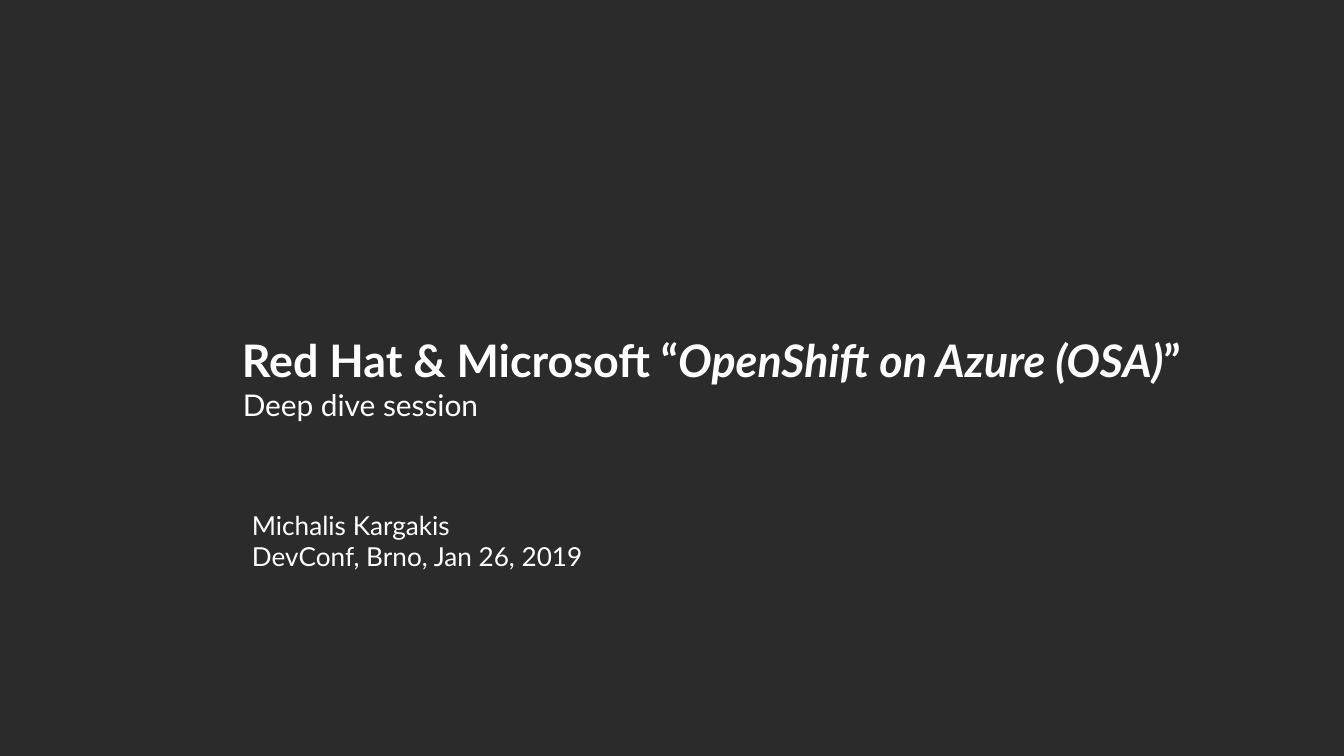
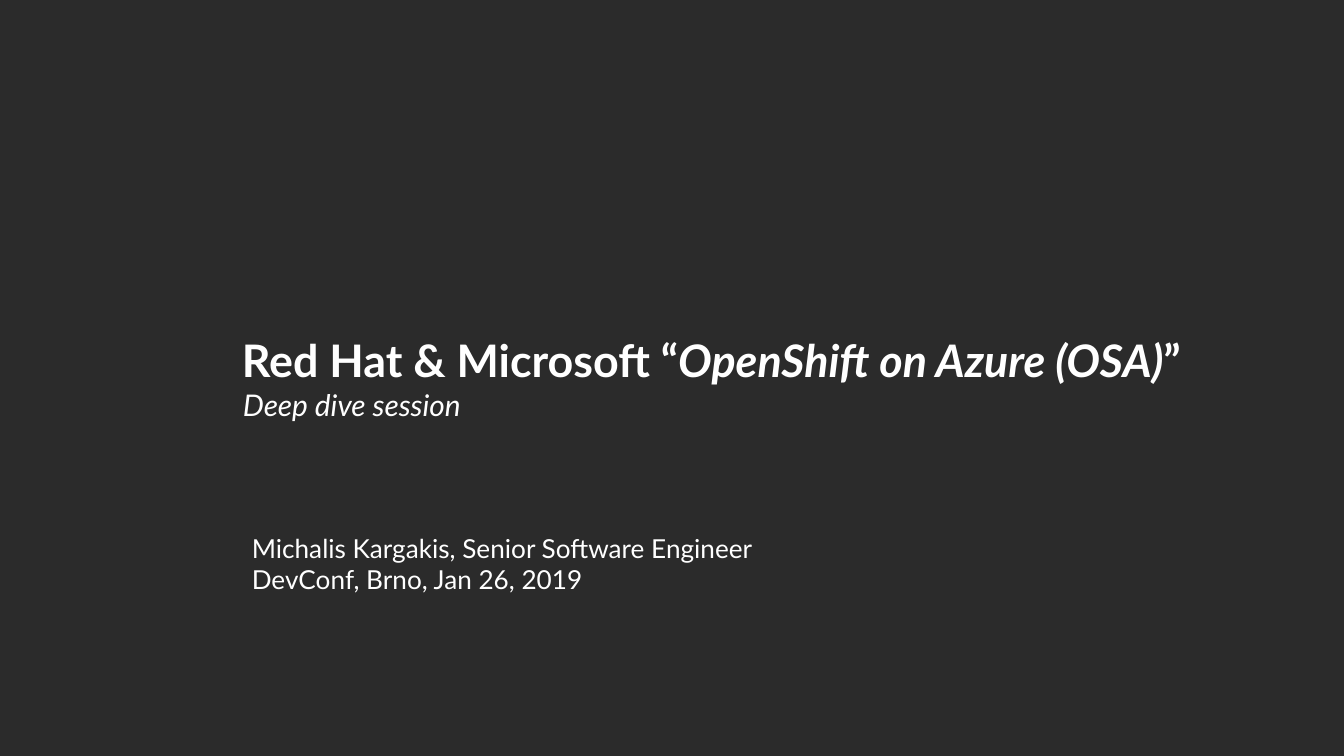
Before and after one commit to 0xmichalis/talks, a slide deck: slide 1 of 2019_brno_devconf/osa.odp. Drawn at 1344x756 pixels with LibreOffice and Linux fonts; fonts in the diff are those of the drawing; background and template pictures are left out; a plain dark background stands for a picture behind light text. Boxes give left, top, right and bottom in pixels: in the first picture for what was removed or moved away, otherwise in the second. Text is boxed around its words. In the diff, an @@ line names an element or a change of style, - is before the commit and + after.

Commit message:
More OSA updates

```diff
--- a/2019_brno_devconf/osa.odp
+++ b/2019_brno_devconf/osa.odp
@@ text "Deep dive session" at (x1=243, y1=394, x2=461, y2=421): italic on @@
@@ text "Michalis Kargakis, Senior Software Engineer" moved from (x1=252, y1=515, x2=583, y2=570) to (x1=252, y1=538, x2=752, y2=593) @@
@@ text at (x1=252, y1=538, x2=752, y2=563): text changed @@
-Michalis Kargakis
+Michalis Kargakis, Senior Software Engineer
```
Also in this commit, not shown: 1 other slide changed, 6 slides added.
